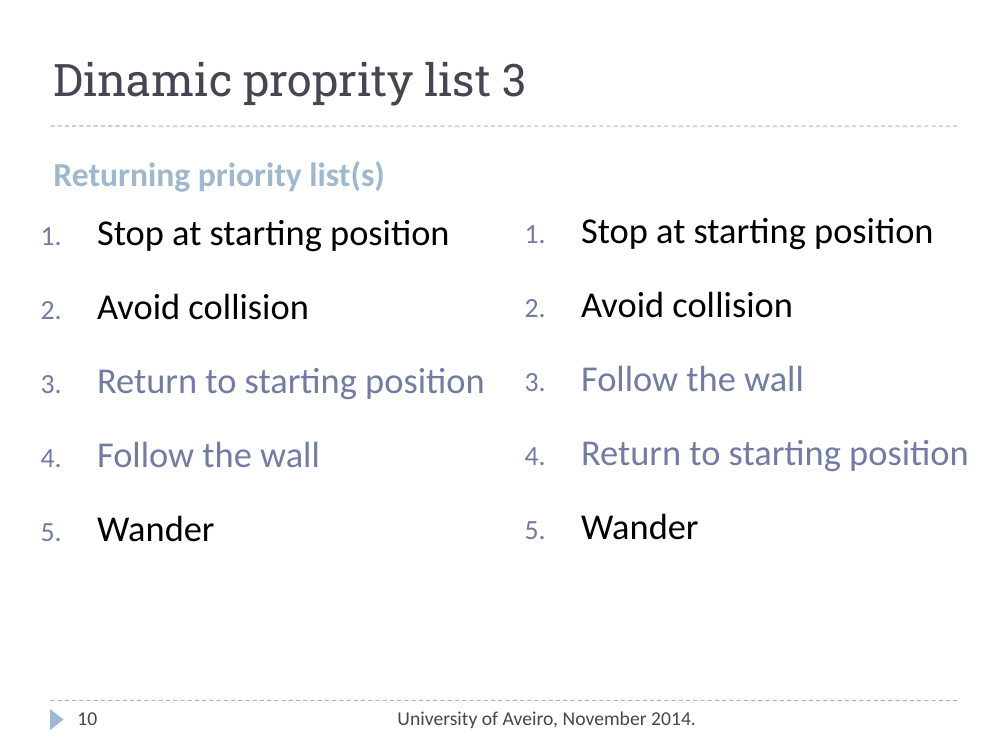
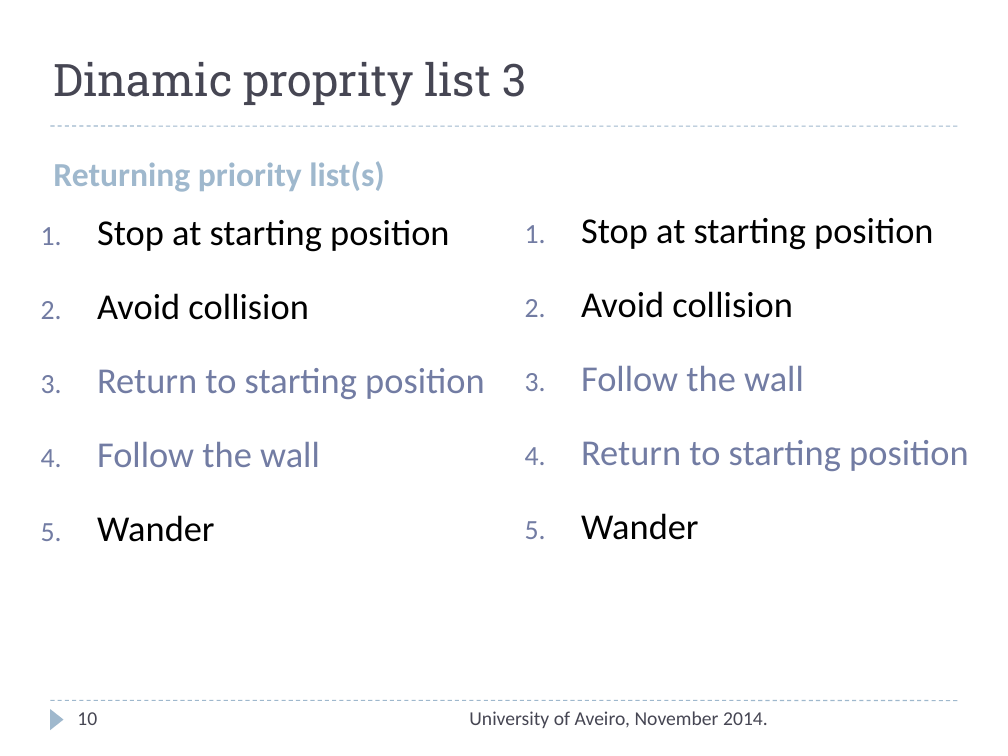
Before and after one commit to TravellerVS/RoboticAgent, a slide deck: slide 10 of Project2/Documentation/Prezentacija.ppt. Drawn at 1008x756 pixels with LibreOffice and Linux fonts; fonts in the diff are those of the drawing. Boxes give left, top, right and bottom in pixels: in the first picture for what was removed or moved away, otherwise in the second. Text is boxed around its words. In the diff, an @@ line names an element or a change of style, - is before the commit and + after.

```diff
--- a/Project2/Documentation/Prezentacija.ppt
+++ b/Project2/Documentation/Prezentacija.ppt
@@ text "University of Aveiro, November 2014.": place and size @@
-text "University of Aveiro, November 2014." at bbox=[397, 711, 696, 728]
+text "University of Aveiro, November 2014." at bbox=[469, 711, 768, 728]
```
Also in this commit, not shown: 9 other slides changed, 1 other file.
